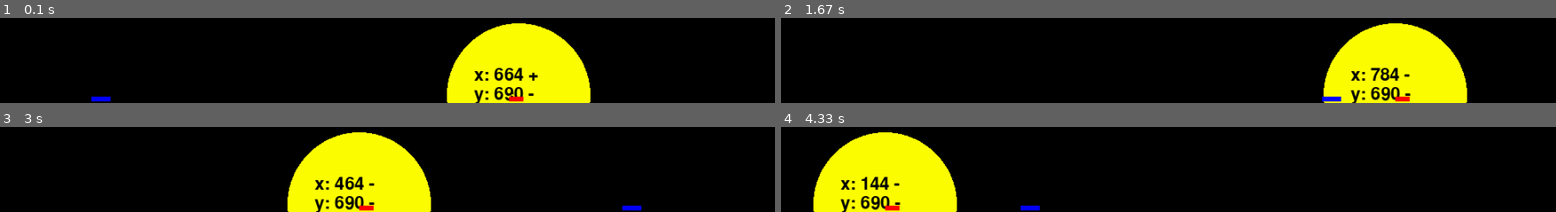
Above: before the commit, frames 1-4 (two rows, left to right).
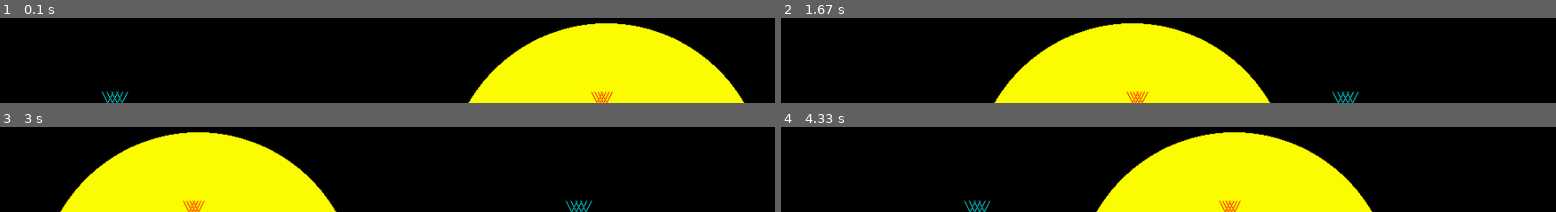
Above: after the commit, the same moments.

Repository: Archanciel/Learning_Pygame
Game: pygame game, started from bouncing_ball_imperfect_collide/bouncing_physics.py
Same seed, same stepped clock (60 frames per second), same inputs: the game is played once before the commit and once after it.
Inputs:
- Up to frame 1 (0.1 s): no input
- Up to frame 2 (1.67 s): no input
- Up to frame 3 (3 s): no input
- Up to frame 4 (4.33 s): no input

The runs differ from the first frame. In frame 1, 22% of the frame differs, in the area x 11-97%, y 6-100%; in frame 2, 38%; in frame 3, 34%; in frame 4, 38%, in the area x 4-77%, y 6-100%.

Commit message:
marking wall bounce location ok

Diff:
--- a/bouncing_ball_imperfect_collide/ball_no_sprite_explore.py
+++ b/bouncing_ball_imperfect_collide/ball_no_sprite_explore.py
@@ -51,6 +51,7 @@
 
 		self.bounceX = None
 		self.bounceY = None
+		self.bounceMarkDirection = None
 
 	def update(self):
 		delta_x = round(self.speed * math.cos(self.angle))
@@ -61,26 +62,38 @@
 		if self.rect.right >= self.screen.get_width():
 			self.angle = math.pi - self.angle
 			hit_bounds = True
+
+			# storing bounce location coordinates
 			self.bounceX = self.screen.get_width()
 			self.bounceY = self.rect.centery
+			self.bounceMarkDirection = BOUNCE_ARROW_RIGHT
 
 		if self.rect.left <= 0:
 			self.angle = math.pi - self.angle
 			hit_bounds = True
+
+			# storing bounce location coordinates
 			self.bounceX = 0
 			self.bounceY = self.rect.centery
+			self.bounceMarkDirection = BOUNCE_ARROW_LEFT
 
 		if self.rect.top <= 0:
 			self.angle = -self.angle
 			hit_bounds = True
+
+			# storing bounce location coordinates
 			self.bounceX = self.rect.centerx
 			self.bounceY = 0
+			self.bounceMarkDirection = BOUNCE_ARROW_TOP
 
 		if self.rect.bottom >= self.screen.get_height():
 			self.angle = -self.angle
 			hit_bounds = True
+
+			# storing bounce location coordinates
 			self.bounceX = self.rect.centerx
 			self.bounceY = self.screen.get_height()
+			self.bounceMarkDirection = BOUNCE_ARROW_BOTTOM
 
 		for ball in self.allBalls:
 			if not hit_bounds and not ball is self and self.collideBall(ball):
@@ -118,8 +131,8 @@
 			self.previousMoveRight = moveRight
 			self.previousMoveDown = moveDown
 
-			# add a new traject points list to the deque. This will remove the oldest
-			# traject points list if the number of traject points list exceeds
+			# add a new traject point list to the deque. This will remove the oldest
+			# traject point list if the number of traject point list exceeds
 			# MAX_BOUNCE_TRAJECTS
 			self.multipleBounceTrajectPointLists.append([])
 			self.currentBounceTrajectIndex += 1
@@ -170,36 +183,35 @@
 			self.previousTraceX = x
 			self.previousTraceY = y
 
-		# handling ball bounce tracing
-
 		if DRAW_BOUNCING_LOCATION:
-			if self.bounceX != None and self.bounceY != None:
-				self.multipleBounceTrajectPointLists[self.currentBounceTrajectIndex].append(pg.Rect(self.bounceX, self.bounceY, 6, 6))
-				self.bounceX = None
-				self.bounceY = None
+			# handling ball bounce location tracing
+			if self.bounceMarkDirection != None:
+				self.multipleBounceTrajectPointLists[self.currentBounceTrajectIndex].append(pg.Rect(self.bounceX, self.bounceY, self.bounceMarkDirection, self.bounceMarkDirection))
+				self.bounceMarkDirection = None
 
 		for oneBouncesTrajectPointList in self.multipleBounceTrajectPointLists:
 			for point in oneBouncesTrajectPointList:
-				if point.width > 1:
-					# this point is a bounce location on the screen limits
-					p = copy.deepcopy(point)
-
-					if p.top > 0:
-						p.top -= 4
-						p.bottom -= 4
-					# else:
-					# 	p.top += 1
-					# 	p.bottom += 1
-
-					if p.right >= self.screen.get_width():
-						p.right -= 4
-						if p.top > 0:
-							p.top += 4
-							p.bottom += 4
-
-					pg.draw.rect(self.screen, self.bouncePointColor, p, 0)
+				if point.width > 1: # indicates that this point is a bounce location on the screen limits
+					self.drawBounceMark(bounceLocX=point.x, bounceLocY=point.y, bounceMarkDir=point.width)
 				else:
 					pg.draw.circle(self.screen, self.color, point.center, 1)
+
+	def drawBounceMark(self, bounceLocX, bounceLocY, bounceMarkDir):
+		if bounceMarkDir == BOUNCE_ARROW_TOP:
+			pg.draw.line(self.screen, self.bouncePointColor, (bounceLocX, bounceLocY), (bounceLocX - X_ARROW, bounceLocY + Y_ARROW), ARROW_WIDTH)
+			pg.draw.line(self.screen, self.bouncePointColor, (bounceLocX, bounceLocY), (bounceLocX + X_ARROW, bounceLocY + Y_ARROW), ARROW_WIDTH)
+		elif bounceMarkDir == BOUNCE_ARROW_RIGHT:
+			pg.draw.line(self.screen, self.bouncePointColor, (bounceLocX, bounceLocY), (bounceLocX - Y_ARROW, bounceLocY - X_ARROW), ARROW_WIDTH)
+			pg.draw.line(self.screen, self.bouncePointColor, (bounceLocX, bounceLocY), (bounceLocX - Y_ARROW, bounceLocY + X_ARROW), ARROW_WIDTH)
+		elif bounceMarkDir == BOUNCE_ARROW_BOTTOM:
+			pg.draw.line(self.screen, self.bouncePointColor, (bounceLocX, bounceLocY), (bounceLocX - X_ARROW, bounceLocY - Y_ARROW), ARROW_WIDTH)
+			pg.draw.line(self.screen, self.bouncePointColor, (bounceLocX, bounceLocY), (bounceLocX + X_ARROW, bounceLocY - Y_ARROW), ARROW_WIDTH)
+		else: # BOUNCE_ARROW_LEFT
+			pg.draw.line(self.screen, self.bouncePointColor, (bounceLocX, bounceLocY), (bounceLocX + Y_ARROW, bounceLocY - X_ARROW), ARROW_WIDTH)
+			pg.draw.line(self.screen, self.bouncePointColor, (bounceLocX, bounceLocY), (bounceLocX + Y_ARROW, bounceLocY + X_ARROW), ARROW_WIDTH)
+
+
+
 
 	def blitTextOnBall(self, xValue, yValue, ballDirectionMoveDown, ballDirectionMoveRight):
 		textLines = [None] * self.lineNumber
--- a/bouncing_ball_imperfect_collide/bouncing_physics.py
+++ b/bouncing_ball_imperfect_collide/bouncing_physics.py
@@ -71,7 +71,7 @@
 							allBalls=self.allBalls,
 							color=YELLOW,
 							bouncePointColor=RED,
-							radius=90,
+							radius=200,
 							startX=550,
 							startY=600,
 							speed=6,
@@ -81,7 +81,7 @@
 							allBalls=self.allBalls,
 							color=YELLOW,
 							bouncePointColor=RED,
-							radius=70,
+							radius=10,
 							startX=200,
 							startY=500,
 							speed=2,
@@ -96,8 +96,8 @@
 				ball = Ball(screen=self.screen,
 							allBalls=self.allBalls,
 							color=GREEN,
-							bouncePointColor=BLUE,
-							radius=10,
+							bouncePointColor=CYAN,
+							radius=30,
 							startX=100,
 							startY=1700,
 							speed=8,
--- a/bouncing_ball_imperfect_collide/settings.py
+++ b/bouncing_ball_imperfect_collide/settings.py
@@ -25,3 +25,12 @@
 MAX_BOUNCE_TRAJECTS = 4
 
 DRAW_BOUNCING_LOCATION = True
+
+BOUNCE_ARROW_TOP = 2
+BOUNCE_ARROW_RIGHT = 3
+BOUNCE_ARROW_BOTTOM = 4
+BOUNCE_ARROW_LEFT = 5
+
+X_ARROW = 7
+Y_ARROW = 14
+ARROW_WIDTH = 1
